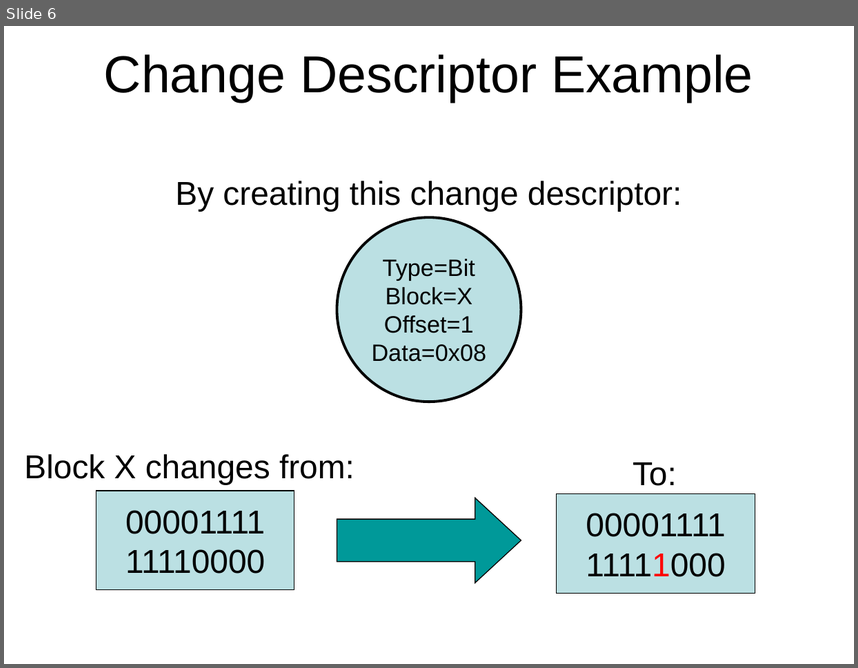
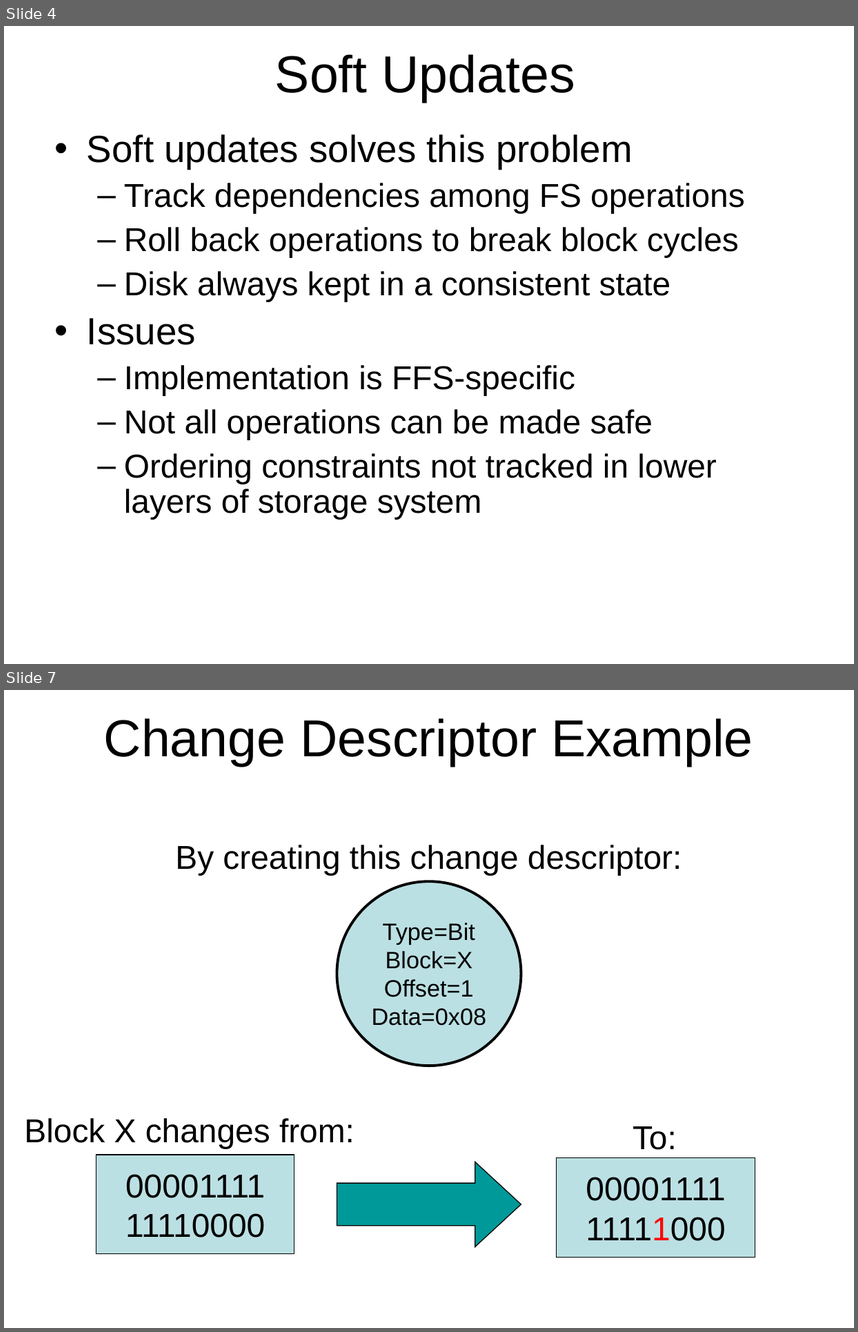
Before and after one commit to ucla-readable/fstitch-doc, a slide deck: sosp_wip/sosp_wip_kudos.ppt. Shown one above the other, each under a label of ours: slide 6 before the commit, slides 4 and 7 after it; the slides between them are not shown. The pictures are 858x668 and 858x1332 pixels, drawn with LibreOffice and Linux fonts; fonts in the diff are those of the drawing. Boxes give left, top, right and bottom in pixels: in the first picture for what was removed or moved away, otherwise in the second. Text is boxed around its words. In the diff, an @@ line names an element or a change of style, - is before the commit and + after.

```diff
--- a/sosp_wip/sosp_wip_kudos.ppt
+++ b/sosp_wip/sosp_wip_kudos.ppt
@@ slide 4 added at (4, 26, 854, 664), background #FFFFFF @@
@@ title added at (275, 54, 575, 103), 44 pt, text #000000 @@
+Soft Updates
@@ text added at (87, 134, 745, 519), 28 pt, text #000000 @@
+• Soft updates solves this problem
+  – Track dependencies among FS operations
+  – Roll back operations to break block cycles
+  – Disk always kept in a consistent state
+• Issues
+  – Implementation is FFS-specific
+  – Not all operations can be made safe
+  – Ordering constraints not tracked in lower layers of storage system
@@ what was slide 6 is now slide 7 @@
```
Also in this commit, not shown: 7 slides changed, 1 other slide added, 3 slides removed.
